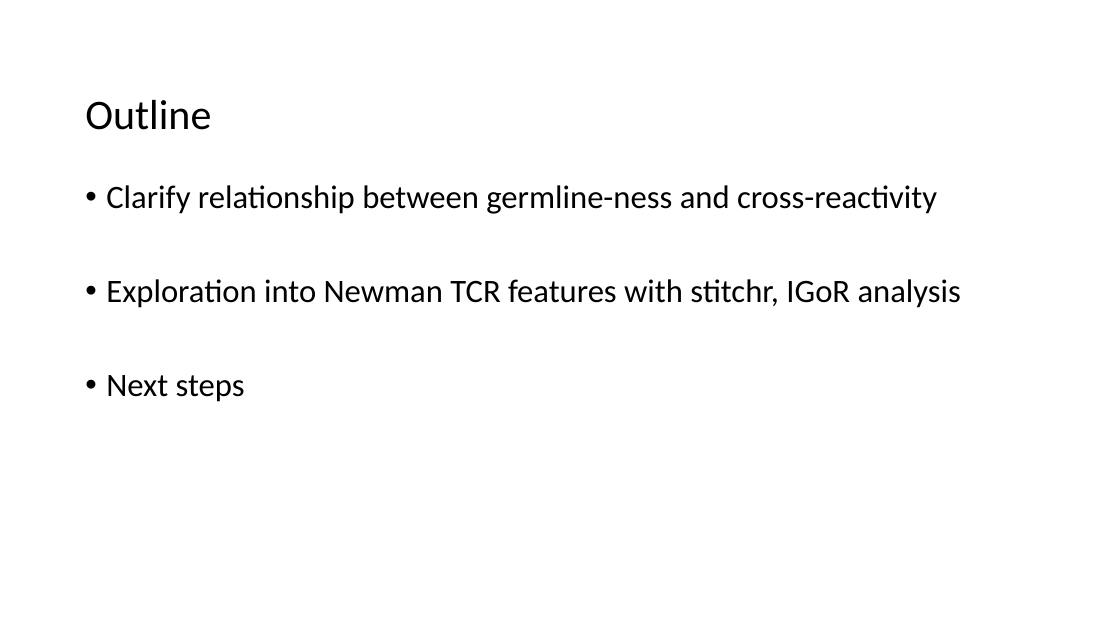
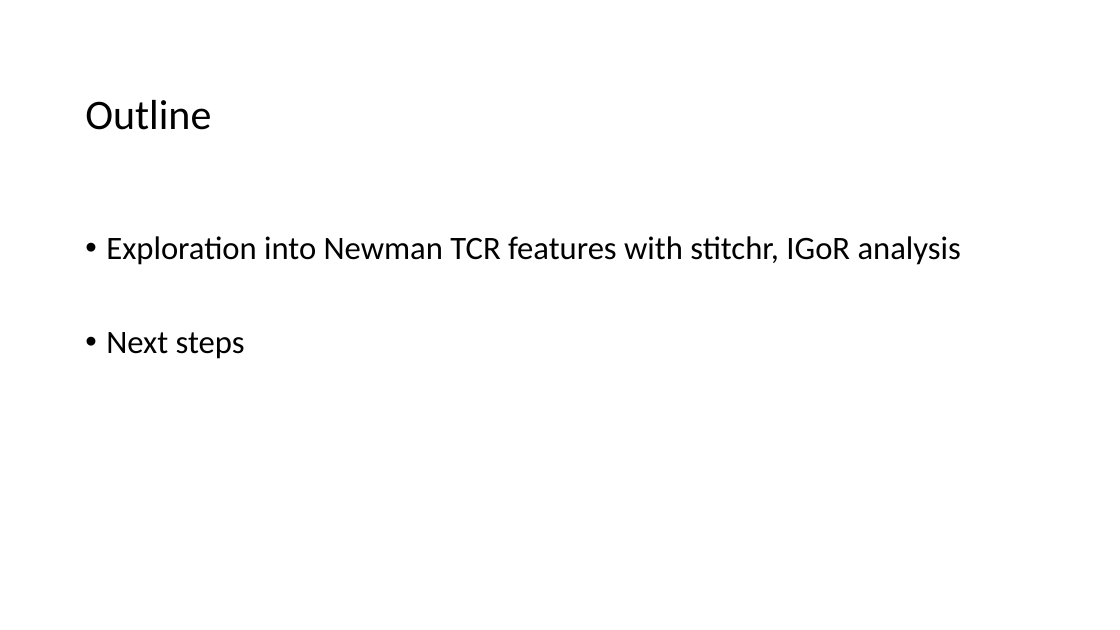
Before and after one commit to tybottorff/bottorffdocs, a slide deck: slide 2 of linsley_postdoc/presentations/weekly_meetings/10_19_23.pptx. Drawn at 1120x630 pixels with LibreOffice and Linux fonts; fonts in the diff are those of the drawing. Boxes give left, top, right and bottom in pixels: in the first picture for what was removed or moved away, otherwise in the second. Text is boxed around its words. In the diff, an @@ line names an element or a change of style, - is before the commit and + after.

```diff
--- a/linsley_postdoc/presentations/weekly_meetings/10_19_23.pptx
+++ b/linsley_postdoc/presentations/weekly_meetings/10_19_23.pptx
@@ text at box(106, 185, 937, 214): paragraph removed @@
-• Clarify relationship between germline-ness and cross-reactivity
```
Also in this commit, not shown: 5 other slides changed, 4 slides added, 2 slides removed.
